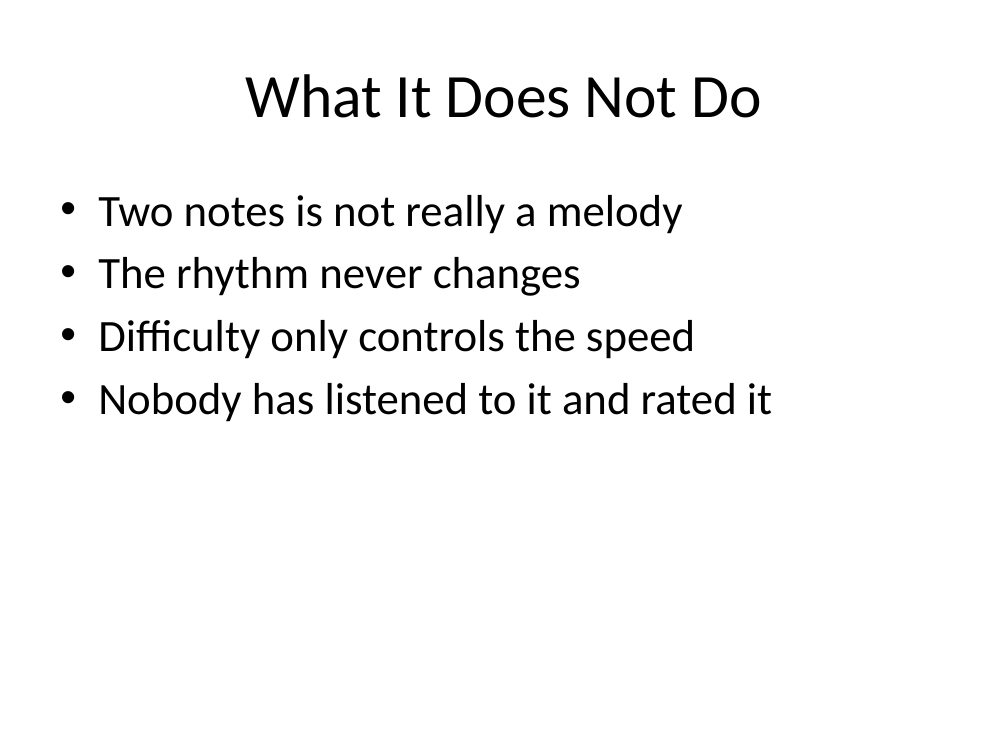
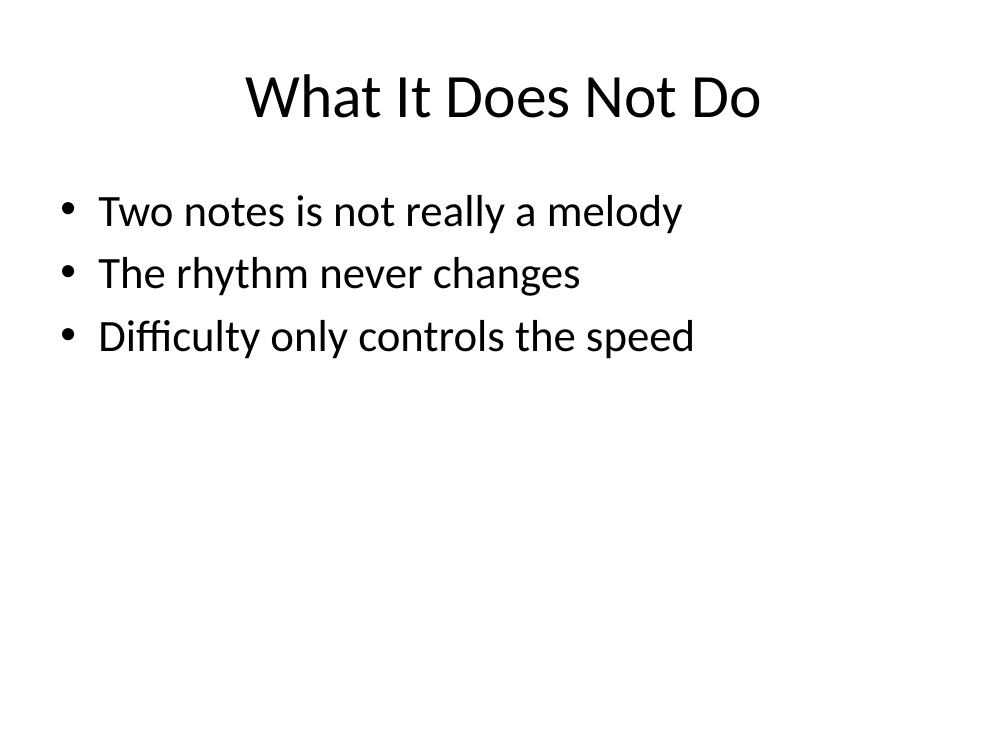
Before and after one commit to SUMMERxKx/musicGenerator, a slide deck: slide 10 of Presentation.pptx (slide 11 before the commit). Drawn at 1008x756 pixels with LibreOffice and Linux fonts; fonts in the diff are those of the drawing. Boxes give left, top, right and bottom in pixels: in the first picture for what was removed or moved away, otherwise in the second. Text is boxed around its words. In the diff, an @@ line names an element or a change of style, - is before the commit and + after.

```diff
--- a/Presentation.pptx
+++ b/Presentation.pptx
@@ text at (x1=98, y1=383, x2=772, y2=422): paragraph removed @@
-• Nobody has listened to it and rated it
```
Also in this commit, not shown: 4 other slides changed, 1 slide removed, 3 other files.
